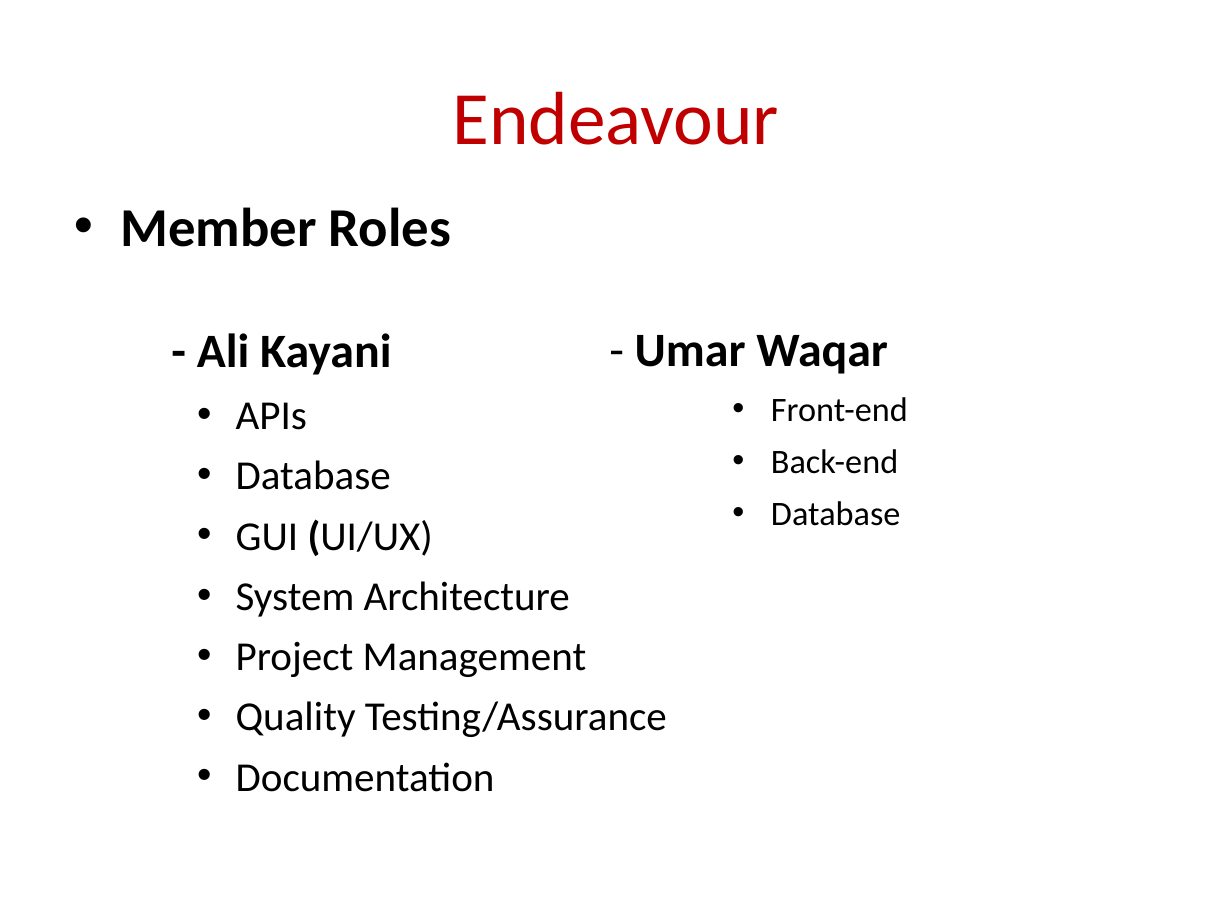
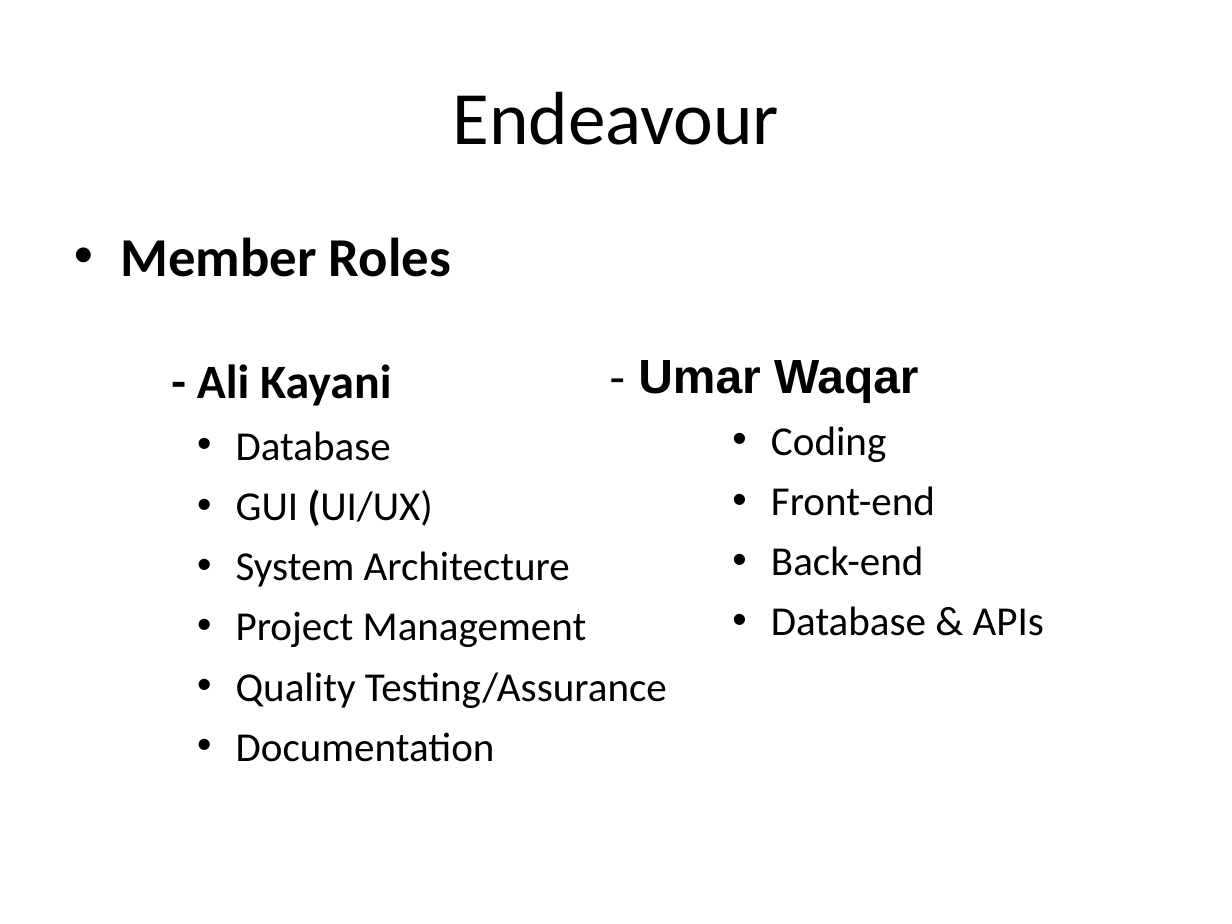
Before and after one commit to xhani890/PhishNet, a slide deck: slide 37 of Documentation/Templates/Template #7/Template #7 - Final Project Presentation - 8.0.pptx (slide 40 before the commit). Drawn at 1232x924 pixels with LibreOffice and Linux fonts; fonts in the diff are those of the drawing; background and template pictures are left out. Boxes give left, top, right and bottom in pixels: in the first picture for what was removed or moved away, otherwise in the second. Text is boxed around its words. In the diff, an @@ line names an element or a change of style, - is before the commit and + after.

Commit message:
Uploadinng Template #7 - Final Project Presenation - 8.0 - Content Modified

```diff
--- a/Documentation/Templates/Template #7/Template #7 - Final Project Presentation - 8.0.pptx
+++ b/Documentation/Templates/Template #7/Template #7 - Final Project Presentation - 8.0.pptx
@@ title "Endeavour" at [452, 91, 779, 145]: text colour #C00000 to #000000 @@
@@ text "Member Roles": place and size @@
-text "Member Roles" at [120, 207, 667, 792]
+text "Member Roles" at [120, 237, 667, 762]
@@ text "- Umar Waqar": place and size @@
-text "- Umar Waqar" at [635, 335, 908, 526]
+text "- Umar Waqar" at [638, 360, 1044, 636]
@@ text at [638, 360, 935, 576]: font Calibri to Arial in "- Umar Waqar"; size 20 to 24 pt in "Front-end", "Back-end" @@
@@ text at [236, 402, 307, 430]: paragraph removed @@
-    • APIs
@@ text at [771, 426, 886, 462]: paragraph added @@
+• Coding
@@ text at [771, 606, 1044, 636]: text changed; size 20 to 24 pt @@
-    • Database
+    • Database & APIs
```
Also in this commit, not shown: 29 other slides changed, 1 slide added, 4 slides removed.
